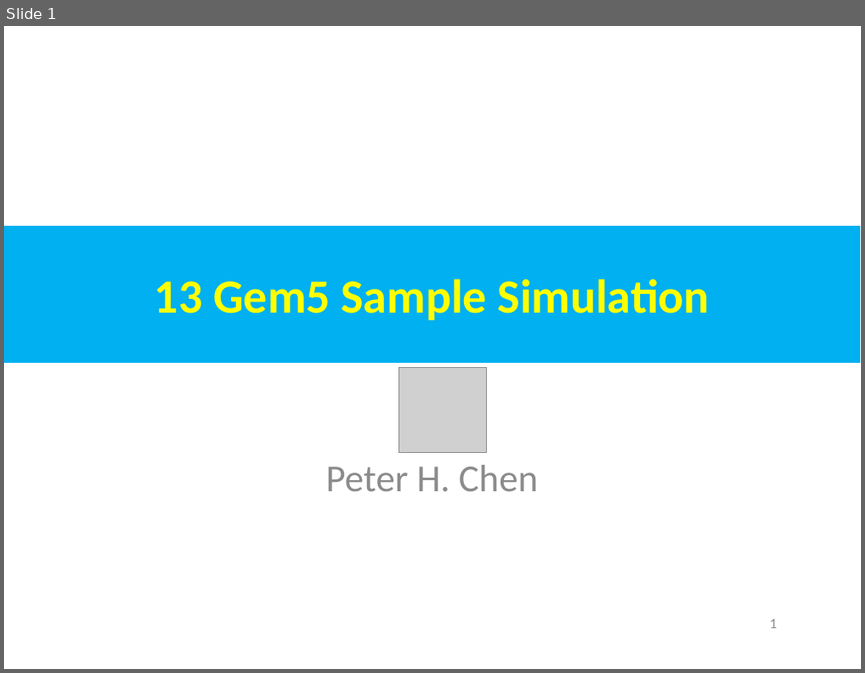
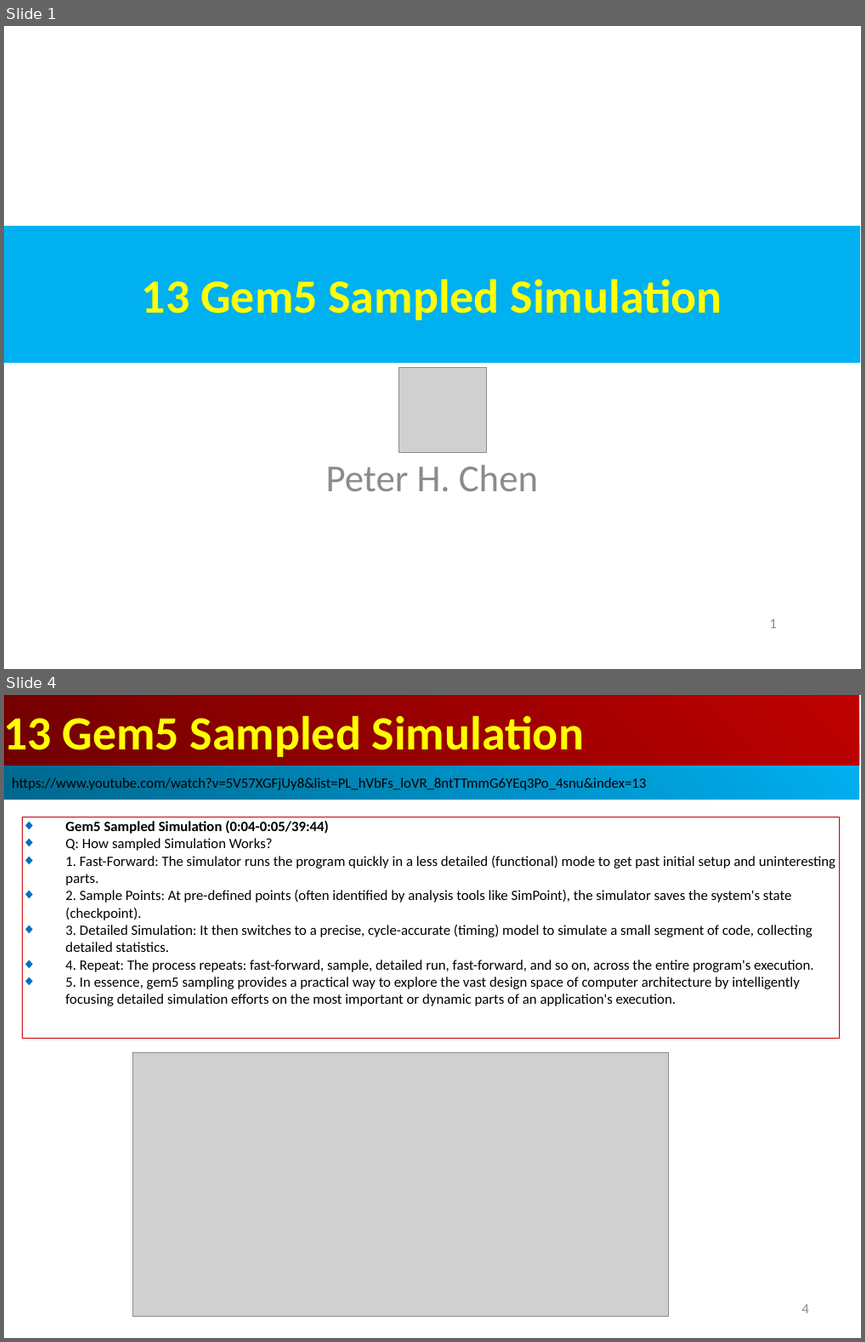
Before and after one commit to peterhchen/AIU_CS850_Gem5_McPAT, a slide deck: 050_Gem5/013.SampleSim/000_Video/013.SampleSim.ppt. Shown one above the other, each under a label of ours: slide 1 before the commit, slides 1 and 4 after it; the slides between them are not shown. The pictures are 865x673 and 865x1342 pixels, drawn with LibreOffice and Linux fonts; fonts in the diff are those of the drawing; grey boxes stand for pictures. Boxes give left, top, right and bottom in pixels: in the first picture for what was removed or moved away, otherwise in the second. Text is boxed around its words. In the diff, an @@ line names an element or a change of style, - is before the commit and + after.

```diff
--- a/050_Gem5/013.SampleSim/000_Video/013.SampleSim.ppt
+++ b/050_Gem5/013.SampleSim/000_Video/013.SampleSim.ppt
@@ slide 4 added at (4,695,861,1338), background #FFFFFF @@
@@ rectangle added at (4,695,859,766), fill gradient #BF0000 to #710000, 40 pt, text #FFFF00, bold @@
+13 Gem5 Sampled Simulation
@@ rectangle added at (4,766,859,800), fill gradient #00AFEF to #00688E, 12 pt, text #000000 @@
+https://www.youtube.com/watch?v=5V57XGFjUy8&list=PL_hVbFs_loVR_8ntTTmmG6YEq3Po_4snu&index=13
@@ rectangle added at (22,817,840,1038), outline #C00000 0.74 pt, 12 pt, text #000000 @@
+◆ Gem5 Sampled Simulation (0:04-0:05/39:44)
+◆ Q: How sampled Simulation Works?
+◆ 1. Fast-Forward: The simulator runs the program quickly in a less detailed (functional) mode to get past initial setup and uninteresting parts.
+◆ 2. Sample Points: At pre-defined points (often identified by analysis tools like SimPoint), the simulator saves the system's state (checkpoint).
+◆ 3. Detailed Simulation: It then switches to a precise, cycle-accurate (timing) model to simulate a small segment of code, collecting detailed statistics.
+◆ 4. Repeat: The process repeats: fast-forward, sample, detailed run, fast-forward, and so on, across the entire program's execution.
+◆ 5. In essence, gem5 sampling provides a practical way to explore the vast design space of computer architecture by intelligently focusing detailed simulation efforts on the most important or dynamic parts of an application's execution.
@@ picture added at (132,1052,668,1316) @@
@@ page number added at (801,1304,808,1313), 12 pt, text #8B8B8B @@
+4
@@ slide 1 changed as well @@
@@ text in rectangle at (142,278,722,320): text changed @@
-13 Gem5 Sample Simulation
+13 Gem5 Sampled Simulation
```
Also in this commit, not shown: 13 other slides changed, 6 other slides added.
